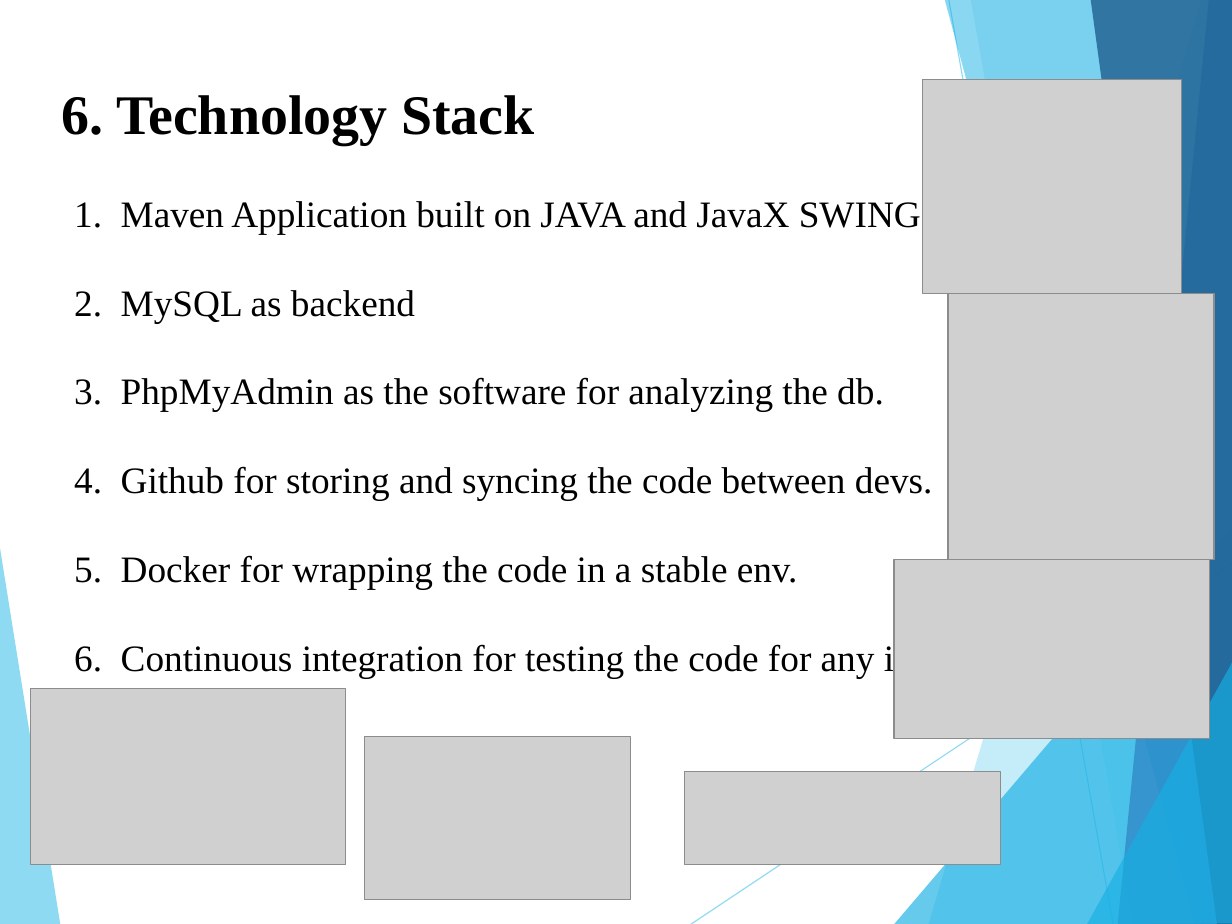
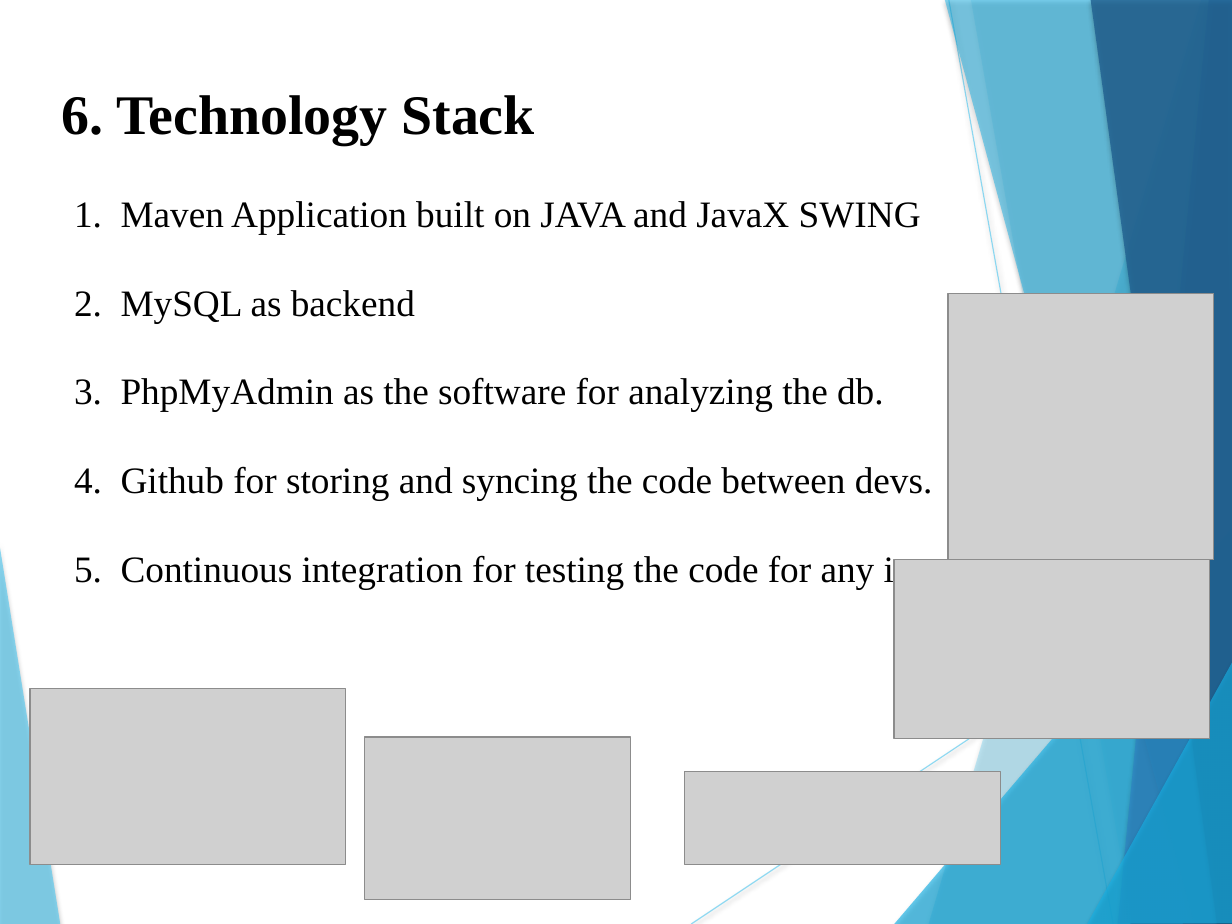
Before and after one commit to YadavGulshan/Hotel-Management-System, a slide deck: slide 8 of assets/Hotel management service.pptx. Drawn at 1232x924 pixels with LibreOffice and Linux fonts; fonts in the diff are those of the drawing; grey boxes stand for pictures. Boxes give left, top, right and bottom in pixels: in the first picture for what was removed or moved away, otherwise in the second. Text is boxed around its words. In the diff, an @@ line names an element or a change of style, - is before the commit and + after.

Commit message:
updated the ppt

```diff
--- a/assets/Hotel management service.pptx
+++ b/assets/Hotel management service.pptx
@@ picture removed at (923, 79, 1182, 293) @@
@@ freeform shape at (894, 529, 1232, 924): shadow on; outline redrawn @@
@@ text at (121, 555, 798, 589): paragraph removed @@
-5. Docker for wrapping the code in a stable env.
@@ shadow on in 7 elements at (0, 541, 60, 924), (929, 0, 1232, 924), (972, 0, 1232, 924), (945, 0, 1232, 924), (1118, 0, 1232, 924), (1091, 0, 1232, 924), (1088, 660, 1232, 924) @@
```
Also in this commit, not shown: 10 other slides changed, 2 other files.
